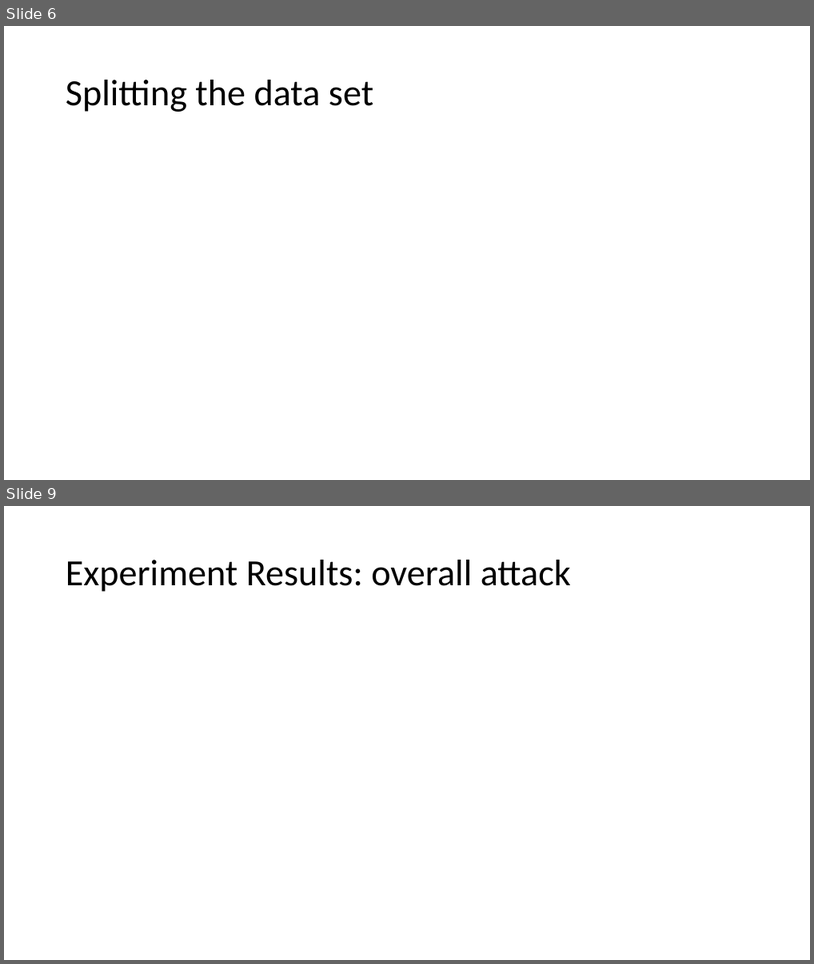
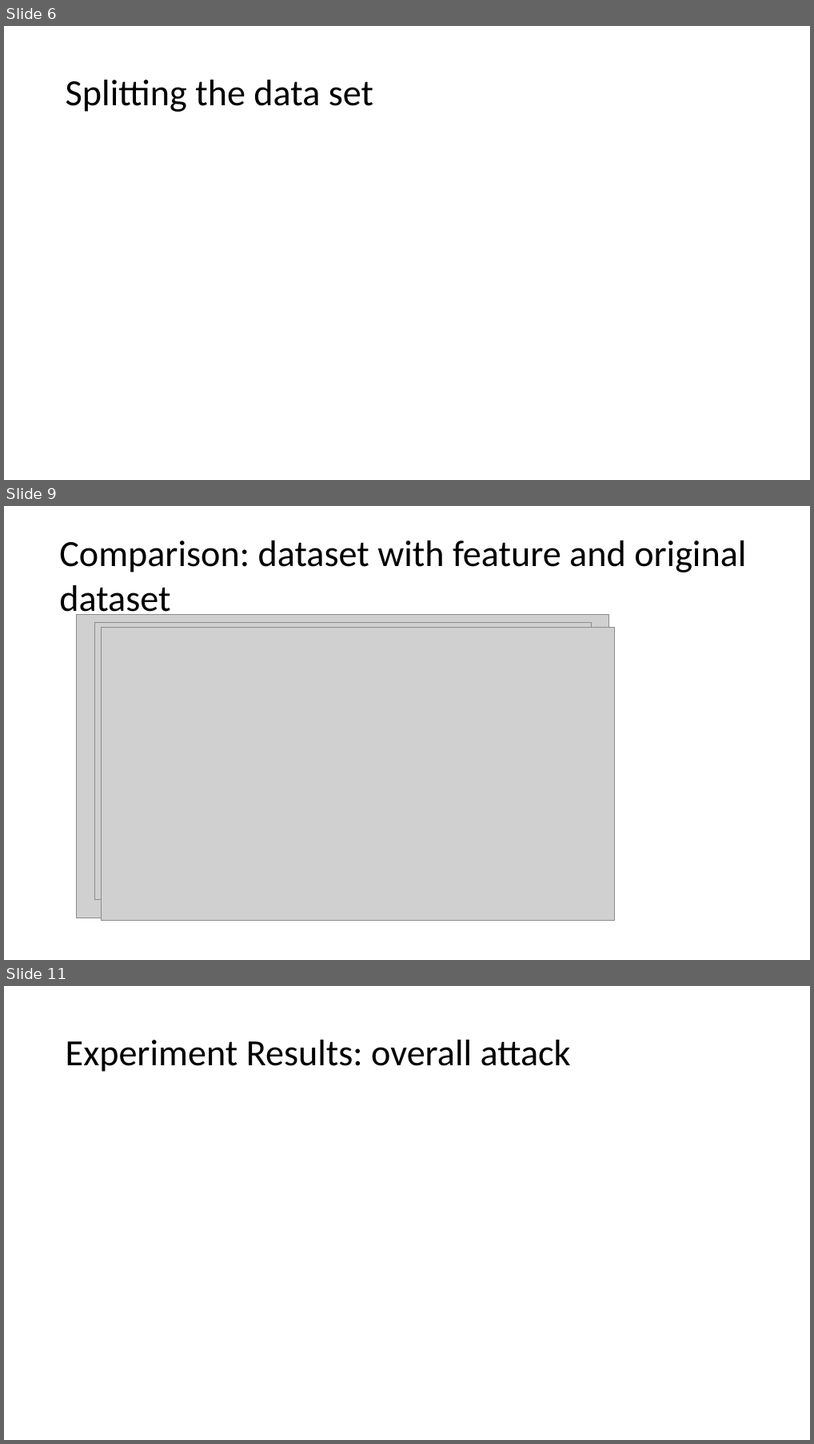
Before and after one commit to liangwangENST/SR2I208-Detection-Malicious-data, a slide deck: slide/Presentation.pptx. Shown one above the other, each under a label of ours: slides 6 and 9 before the commit, slides 6, 9 and 11 after it; the slides between them are not shown. The pictures are 814x964 and 814x1444 pixels, drawn with LibreOffice and Linux fonts; fonts in the diff are those of the drawing; grey boxes stand for pictures. Boxes give left, top, right and bottom in pixels: in the first picture for what was removed or moved away, otherwise in the second. Text is boxed around its words. In the diff, an @@ line names an element or a change of style, - is before the commit and + after.

```diff
--- a/slide/Presentation.pptx
+++ b/slide/Presentation.pptx
@@ slide 9 added at (x1=4, y1=506, x2=810, y2=960), background #FFFFFF @@
@@ text added at (x1=59, y1=540, x2=746, y2=620), 44 pt, text #000000 @@
+Comparison: dataset with feature and original dataset
@@ picture added at (x1=77, y1=614, x2=609, y2=917) @@
@@ picture added at (x1=94, y1=622, x2=592, y2=900) @@
@@ picture added at (x1=101, y1=627, x2=615, y2=920) @@
@@ what was slide 9 is now slide 11 @@
```
Also in this commit, not shown: 3 slides changed, 2 other slides added, 1 slide removed, 1 other file.
